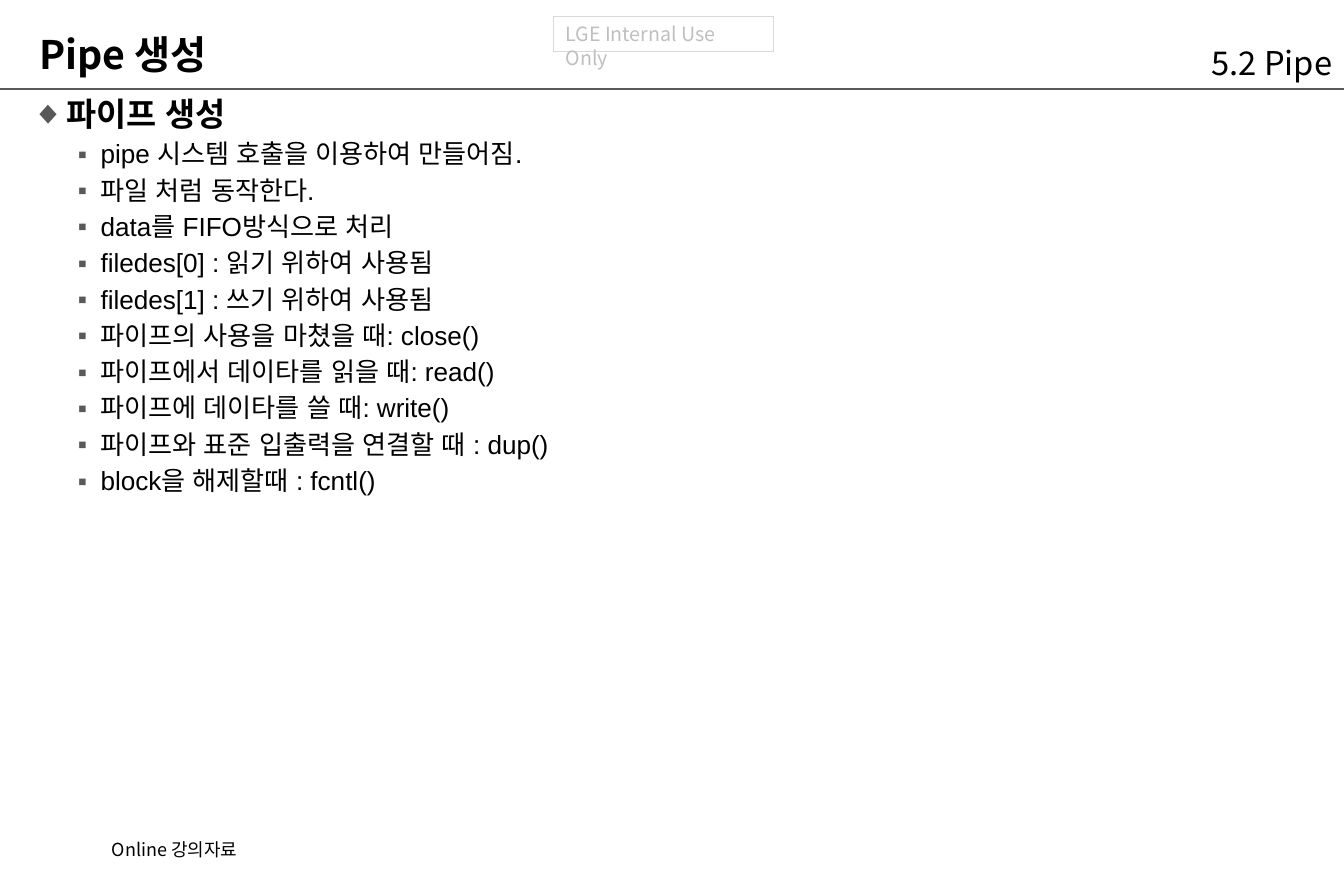
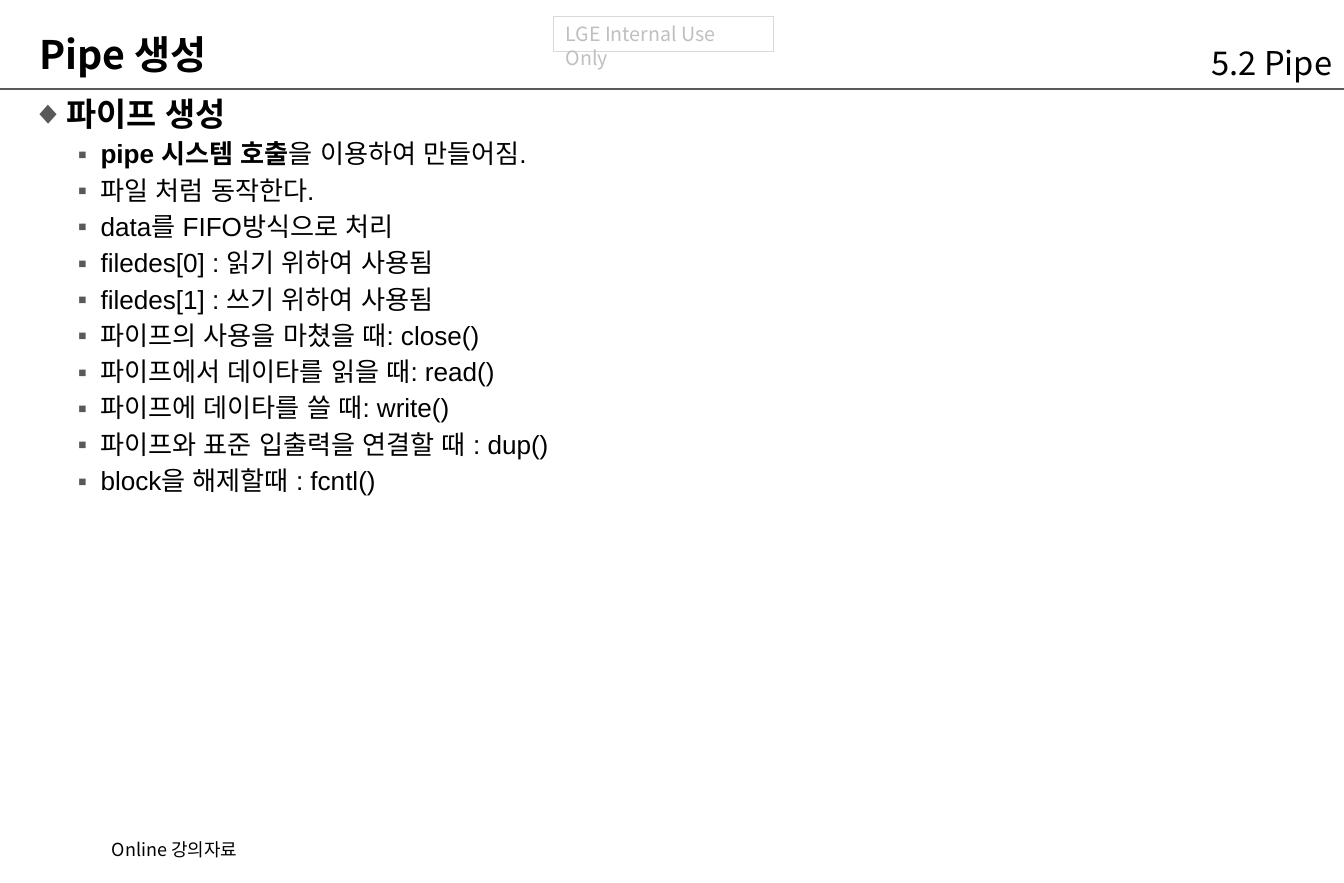
Before and after one commit to THLEE-KR/lge_2018, a slide deck: slide 25 of SystemProg/book/05-02.LG전자_교재_일등SW신입과정_System Programming(M5.IPC Programming)(2면씩)_2018.pptx (slide 26 before the commit). Drawn at 1344x883 pixels with LibreOffice and Linux fonts; fonts in the diff are those of the drawing; background and template pictures are left out. Boxes give left, top, right and bottom in pixels: in the first picture for what was removed or moved away, otherwise in the second. Text is boxed around its words. In the diff, an @@ line names an element or a change of style, - is before the commit and + after.

```diff
--- a/SystemProg/book/05-02.LG전자_교재_일등SW신입과정_System Programming(M5.IPC Programming)(2면씩)_2018.pptx
+++ b/SystemProg/book/05-02.LG전자_교재_일등SW신입과정_System Programming(M5.IPC Programming)(2면씩)_2018.pptx
@@ text at (101, 141, 526, 169): bold on in "pipe 시스템 호출을" @@
```
Also in this commit, not shown: 2 other slides changed, 1 slide removed.
